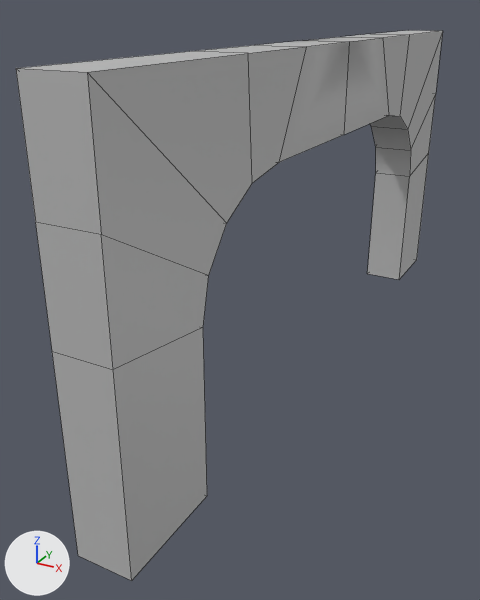
Renders of the FBX model Assets-Promedio-1 prueba 1/Assets/FBX/RAFAEL/ArcoDePiedra_CTgrande_Fondo.fbx from each side of a commit.
One viewpoint serves both versions: a 50 mm lens placed at (1.114, -1.072, 0.27), pointed at (0.884, -0.654, 0.061). The axes (+X, +Y, +Z) are drawn at lower left. The lights are the same throughout. Mesh edges are drawn as thin lines. Where no turn or scale is listed for an object, it has been applied to the vertices.

Names of what the first picture shows: 'ArcoDePiedra_CTgrande_Fondo'.
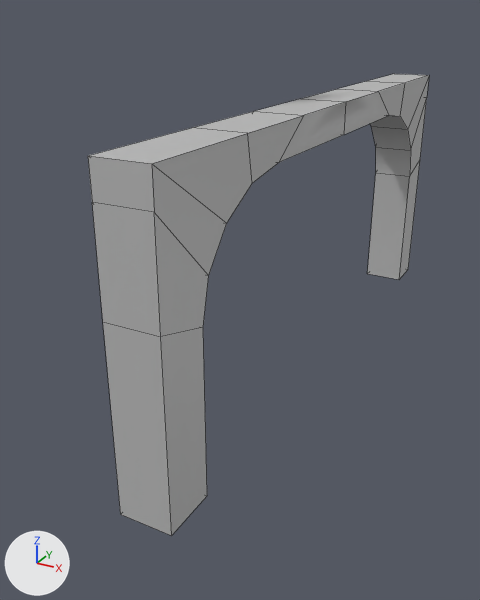
Where the newer file only moved an object's origin or applied its transform, the numbers keep the older frame.

Changed parts and their boxes (x1, y1, x2, y2) in the pictures (480 x 600 px; the box of a moved part takes in the faces that stretch with it):
'ArcoDePiedra_CTgrande_Fondo', reshaped (20% narrower, 16% shorter): before (16, 30, 443, 581); after (88, 74, 429, 536)
part 1 of me_mesh, moved or reshaped: before (375, 30, 443, 149); after (369, 74, 429, 149)
part 2 of me_mesh, moved or reshaped: before (399, 94, 436, 279); after (399, 99, 427, 279)
part 3 of me_mesh, moved or reshaped: before (193, 34, 410, 183); after (193, 81, 405, 183)
part 4 of me_mesh, moved or reshaped: before (16, 51, 252, 275); after (88, 128, 252, 275)
part 5 of me_mesh, moved or reshaped: before (36, 222, 209, 581); after (92, 202, 209, 536)

What the commit changed:
me_mesh has 52 vertices, 49 faces and spans x -0.018..0.018, y -0.273..0.273, z -0.124..0.124.
me_mesh is used by ob_arcodepiedra_ctgrande_fondo; location (0.9238, -0.6003, 0.1245).
me_mesh part 1: all 2 vertices in x -0.018..0.018, y 0.273, z 0.124 are moved by (0.0, -0.037, -0.04).
me_mesh part 2: all 6 vertices in x -0.018..0.018, y 0.273, z -0.124..0.062 are moved by (0.0, -0.037, 0.0).
me_mesh part 3: all 10 vertices in x -0.018..0.018, y -0.149..0.151, z 0.124 are moved by (0.0, 0.0, -0.04).
me_mesh part 4: all 2 vertices in x -0.018..0.018, y -0.273, z 0.124 are moved by (0.0, 0.037, -0.04).
me_mesh part 5: all 6 vertices in x -0.018..0.018, y -0.273, z -0.124..0.062 are moved by (0.0, 0.037, 0.0).
